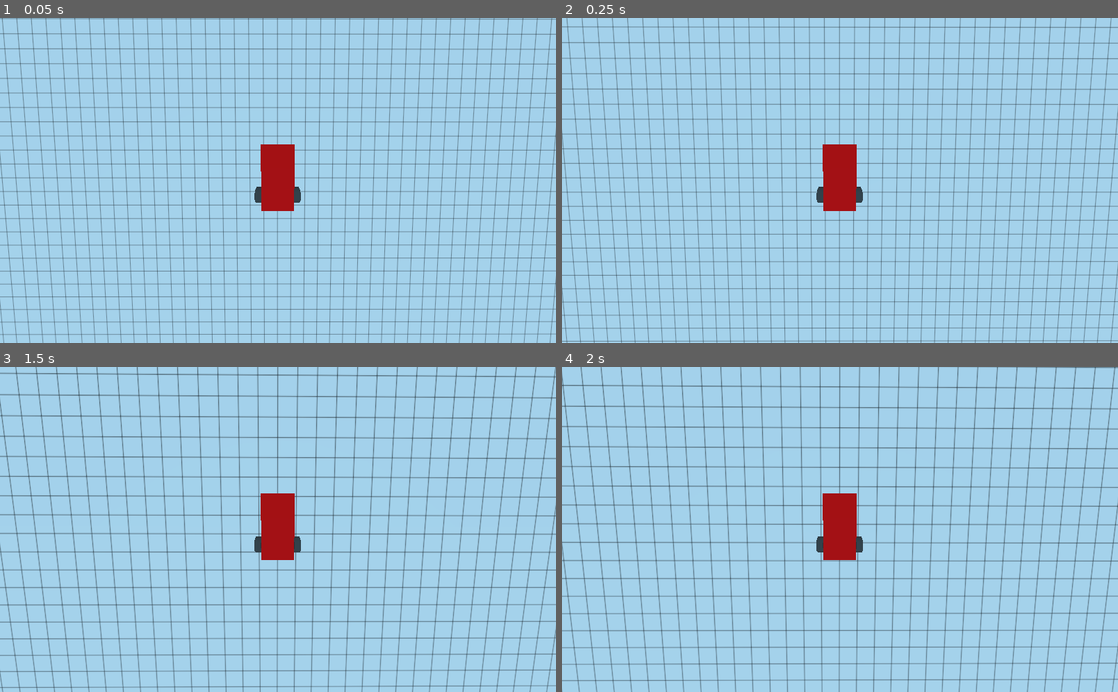
Above: before the commit, frames 1-4 (two rows, left to right).
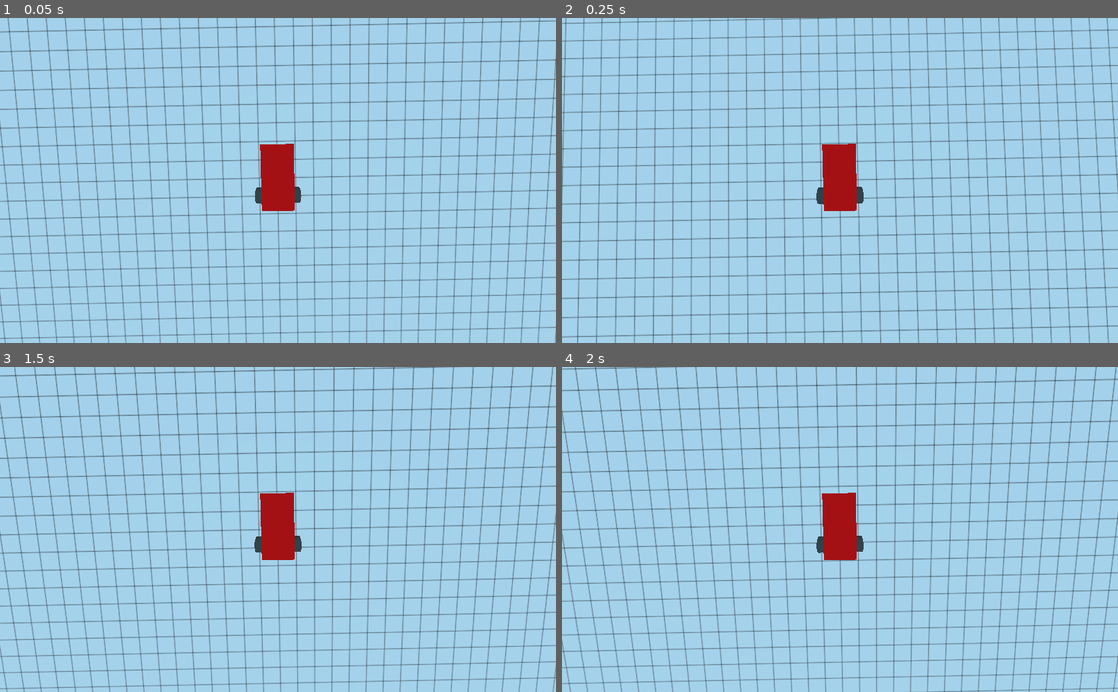
Above: after the commit, the same moments.

Repository: eellak/fossbot-web-simulator
Game: Godot game, scene res://Spatial.tscn
Two runs of this game, one before a commit and one after it. Both use one fixed random seed, a clock stepped at 60 frames per second and the inputs below. The project has no main scene, so this scene is started directly.
Inputs:
- Up to frame 1 (0.05 s): no input
- Up to frame 2 (0.25 s): no input
- Up to frame 3 (1.5 s): hold D (right) 0.53-1.28 s; hold S (back) from 1.28 s (still down)
- Up to frame 4 (2 s): keep holding S (back)

The runs differ from the first frame. In frame 1, 23% of the frame differs, in the area x 0-100%, y 0-100%; in frame 2, 23%; in frame 3, 21%; in frame 4, 21%.

Commit message:
even straighter bot

Diff:
--- a/godot/Spatial.tscn
+++ b/godot/Spatial.tscn
@@ -49,7 +49,7 @@
 shape = SubResource( 10 )
 
 [node name="fossbot" type="VehicleBody" parent="."]
-transform = Transform( 0.999999, 0, -0.0010472, 0, 1, 0, 0.0010472, 0, 0.999999, 0, 1.92306, 0 )
+transform = Transform( 1, 0, 0, 0, 1, 0, 0, 0, 1, 0, 0.575766, 0 )
 script = ExtResource( 1 )
 
 [node name="car-body" type="MeshInstance" parent="fossbot"]
@@ -62,7 +62,7 @@
 shape = SubResource( 4 )
 
 [node name="caster-wheel" type="VehicleWheel" parent="fossbot"]
-transform = Transform( 1, 0, 1.62981e-09, 0, 1, 0, -1.62981e-09, 0, 1, -0.0143398, -0.236948, 0.849953 )
+transform = Transform( 1, 0, 1.86265e-09, 0, 1, 0, -1.86265e-09, 0, 1, 0.001, -0.237, 0.85 )
 use_as_steering = true
 wheel_radius = 0.2
 suspension_travel = 0.25
@@ -104,5 +104,6 @@
 material/0 = SubResource( 7 )
 
 [node name="Camera" type="Camera" parent="fossbot"]
-transform = Transform( -1, 0.00108891, 0.000529686, 0.000502195, -0.025094, 0.999685, 0.00110186, 0.999685, 0.0250935, -0.0115578, 3.70562, -0.027037 )
+transform = Transform( -0.9998, -0.0200002, 0, 0.000501909, -0.0250902, 0.999685, -0.0199939, 0.999486, 0.0250952, -0.0115578, 3.70562, -0.027037 )
+visible = false
 fov = 129.375
